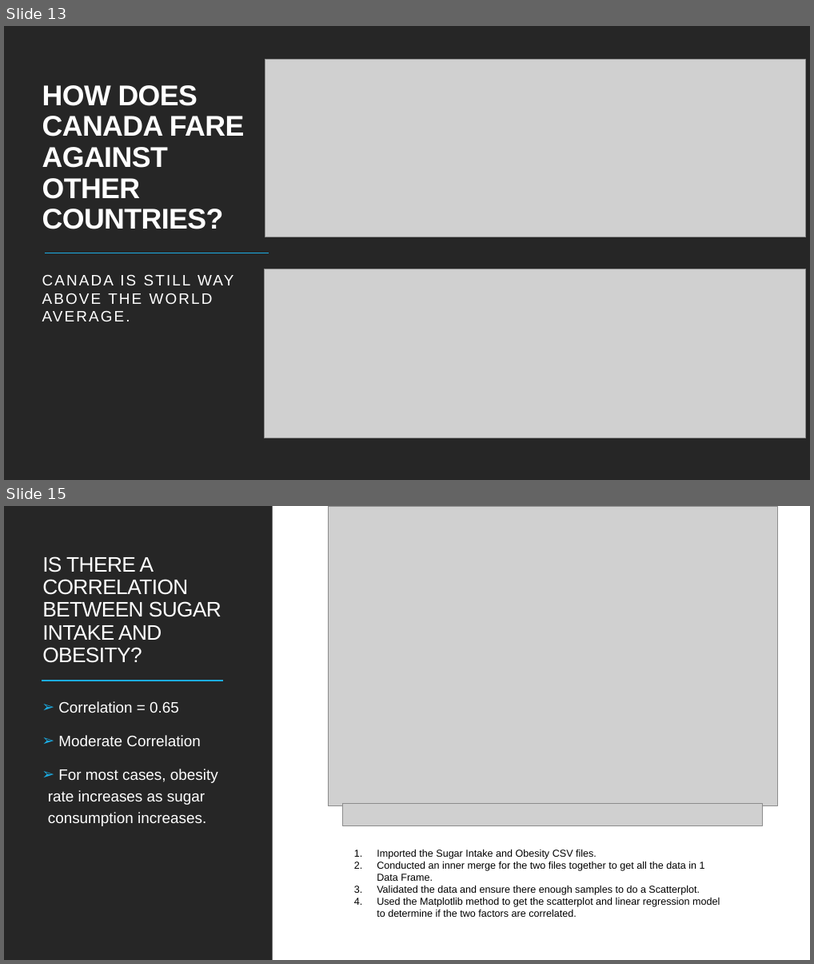
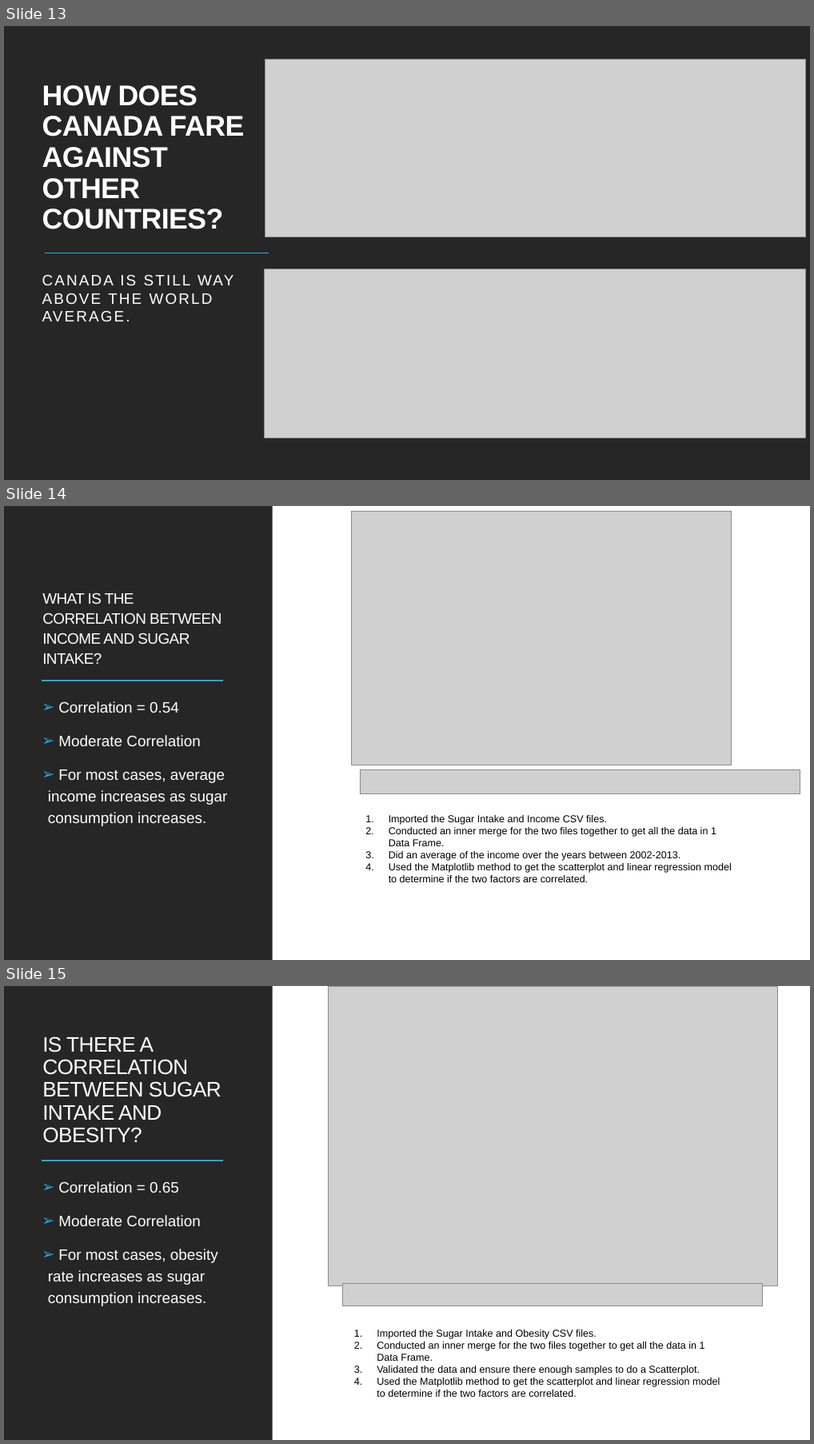
Before and after one commit to cbeachey/project1_influencers, a slide deck: Effects of Sugar Consumption.pptx. Shown one above the other, each under a label of ours: slides 13 and 15 before the commit, slides 13, 14 and 15 after it; the slides between them are not shown. The pictures are 814x964 and 814x1444 pixels, drawn with LibreOffice and Linux fonts; fonts in the diff are those of the drawing; grey boxes stand for pictures. Boxes give left, top, right and bottom in pixels: in the first picture for what was removed or moved away, otherwise in the second. Text is boxed around its words. In the diff, an @@ line names an element or a change of style, - is before the commit and + after.

```diff
--- a/Effects of Sugar Consumption.pptx
+++ b/Effects of Sugar Consumption.pptx
@@ slide 14 added at [4, 506, 810, 960], background #FFFFFF; not listed: 1 template element that a slide beside it also shows @@
@@ rectangle added at [4, 506, 273, 960], fill #262626 @@
@@ rectangle added at [5, 506, 810, 960], fill #FFFFFF @@
@@ picture added at [352, 512, 732, 765] @@
@@ title added at [42, 593, 222, 664], 18 pt, text #FFFFFF @@
+WHAT IS THE CORRELATION BETWEEN INCOME AND SUGAR INTAKE?
@@ line added from (42, 681) to (223, 681), #1CADE4 1.5 pt @@
@@ text added at [48, 701, 227, 826], 18 pt, text #FFFFFF @@
+➢ Correlation = 0.54
+➢ Moderate Correlation
+➢ For most cases, average income increases as sugar consumption increases.
@@ picture added at [360, 770, 801, 794] @@
@@ text added at [389, 815, 732, 882], 12 pt, text #000000 @@
+1. Imported the Sugar Intake and Income CSV files.
+2. Conducted an inner merge for the two files together to get all the data in 1 Data Frame.
+3. Did an average of the income over the years between 2002-2013.
+4. Used the Matplotlib method to get the scatterplot and linear regression model to determine if the two factors are correlated.
```
Also in this commit, not shown: 2 slides changed, 2 other slides added, 2 slides removed, 2 other files.
